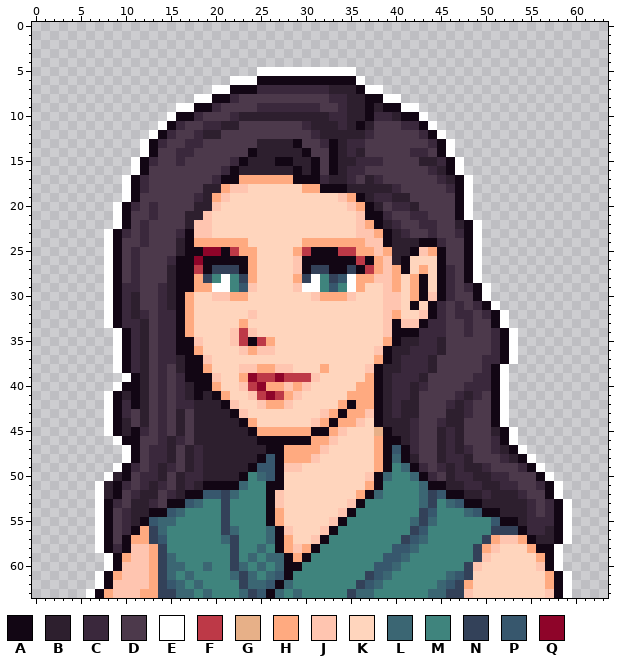
File history of a pixel-art sprite, graphics/field_mugshots/people/hannah/happy.png. The first picture shows the starting point.
The file is 64x64 pixels. Colours within 5 levels of each other are drawn and written as one.
Palette (. is transparent): A #120614  B #2d1f2e  C #3a283c  D #4c394b  E #ffffff  F #bd3947  G #e7b088  H #ffaa80  J #ffc5b0  K #ffd5bd  L #3b6673  M #3f847d  N #334159  P #37576d  Q #8e0429
After:
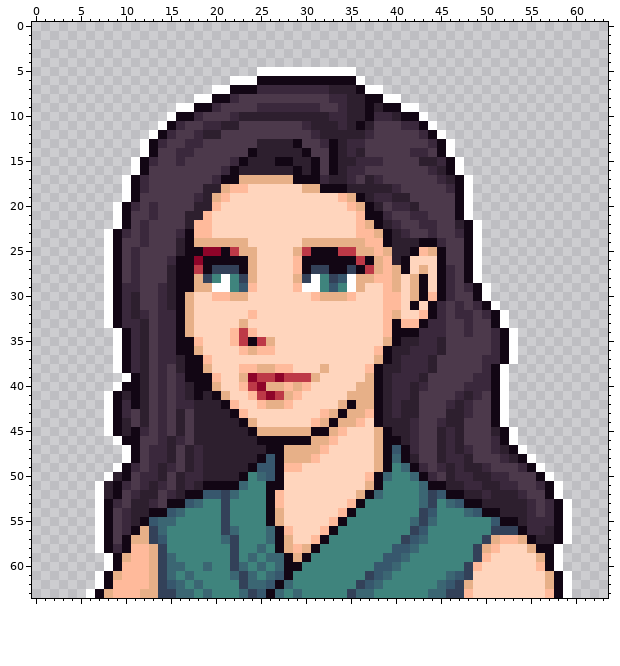
Diff:
Colour J changes from #ffc5b0 to #ffba9b.
Colour H gives way to colour G in row 17 at x 23 to 28; in row 18 at x 21 and 30 to 31; in row 19 at x 20 and 35; in row 20 at x 36; in row 22 at x 37; in row 23 at x 38.
Colour H gives way to colour G in row 24 at x 18 to 23 and 30 to 36; in row 25 at x 23 to 24, 29, 36 to 37, 39 and 44; in row 26 at x 24 and 38; in row 27 at x 24, 38, 40 and 43; in row 28 at x 18, 24, 29, 36 to 37, 40 and 42; in row 29 at x 18 to 19, 36, 40 and 42.
Colour H gives way to colour G in row 30 at x 17, 22 to 23, 32 to 34 and 42; in row 31 at x 17; in row 32 at x 17 and 40; in row 33 at x 17 and 23; in row 34 at x 17; in row 35 at x 26 and 39.
Colour H gives way to colour G in row 36 at x 18 and 24; in row 37 at x 38; in row 38 at x 19, 25 to 26 and 32; in row 39 at x 23 and 37; in row 40 at x 20, 26 to 27, 29 and 36 to 37; in row 41 at x 21, 28 and 35 to 37.
Colour H gives way to colour G in row 42 at x 26 to 27, 34 and 36 to 37; in row 43 at x 33 and 35 to 36; in row 44 at x 24, 32 and 34 to 35; in row 45 at x 25 to 30 and 33; in row 46 at x 31 to 32 and 38; in row 47 at x 28 to 31 and 38.
Colour H gives way to colour G in row 48 at x 28 to 30 and 38; in row 49 at x 38; in row 51 at x 37; in row 52 at x 36; in rows 54 to 55 at x 27; in row 56 at x 12.
Colour H gives way to colour G in row 57 at x 11 to 12, 28, 51 and 54; in row 58 at x 13, 28, 30, 50 and 55; in row 59 at x 10, 13, 29 and 56; in row 60 at x 13; in row 61 at x 9, 13 and 57; in row 62 at x 13, 48 and 57.
Colour H gives way to colour G in row 63 at x 8 and 12 to 13.
Colour J gives way to colour G in row 39 at x 31.
Boxes around the changes in both pictures, in picture pixels (x1, y1, x2, y2):
changed: (185, 175, 437, 562)
changed: (104, 526, 158, 598)
changed: (464, 535, 554, 598)
